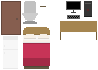
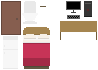
Layer changes from the first (98, 70) image to the second:
painted on "Toilet" over [22, 1, 38, 24]
